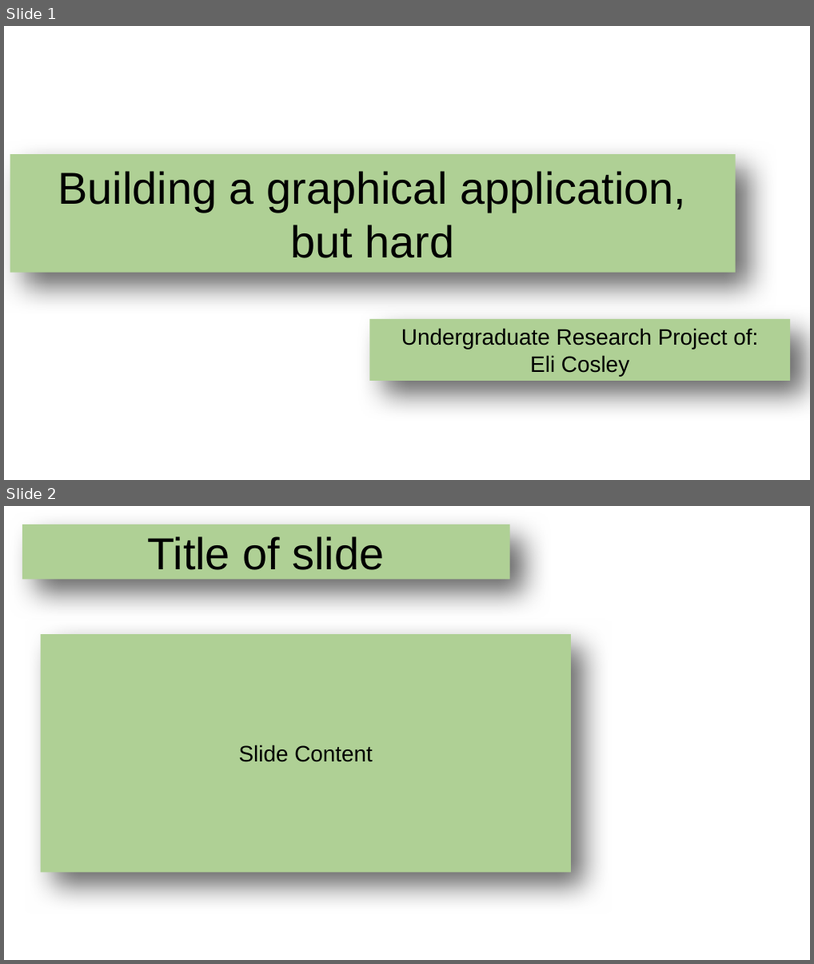
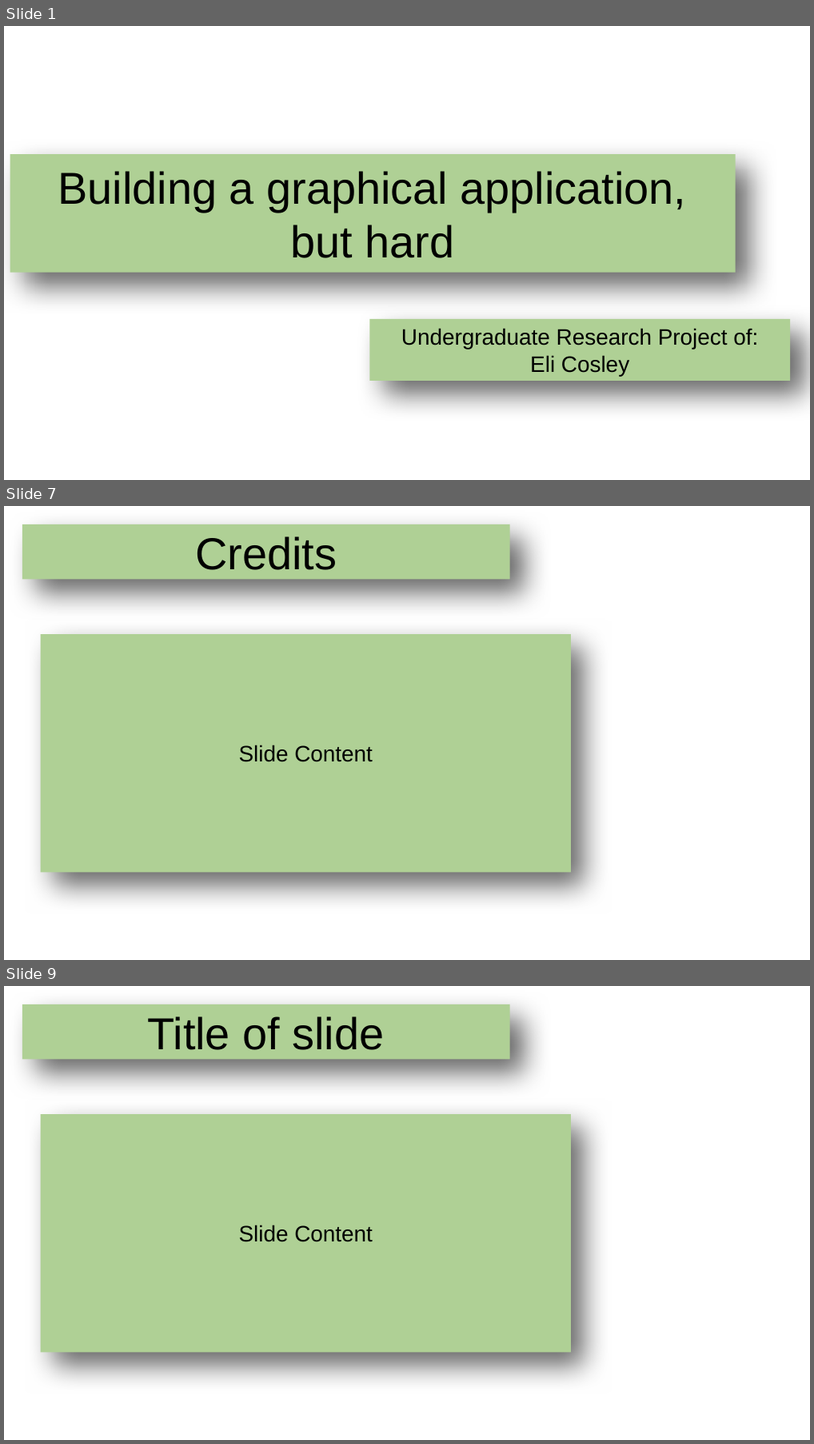
Before and after one commit to echoofskyz/ugrproj, a slide deck: docs/presentation.odp. Shown one above the other, each under a label of ours: slides 1 and 2 before the commit, slides 1, 7 and 9 after it; the slides between them are not shown. The pictures are 814x964 and 814x1444 pixels, drawn with LibreOffice and Linux fonts; fonts in the diff are those of the drawing; background and template pictures are left out. Boxes give left, top, right and bottom in pixels: in the first picture for what was removed or moved away, otherwise in the second. Text is boxed around its words. In the diff, an @@ line names an element or a change of style, - is before the commit and + after.

```diff
--- a/docs/presentation.odp
+++ b/docs/presentation.odp
@@ slide 7 added at box(4, 506, 810, 960), background picture (left out) @@
@@ title added at box(22, 524, 510, 579), fill #AFD095, 44 pt, text #000000 @@
+Credits
@@ title added at box(41, 634, 571, 872), fill #AFD095, 22 pt, text #000000 @@
+Slide Content
@@ what was slide 2 is now slide 9 @@
```
Also in this commit, not shown: 6 other slides added, 7 other files.
